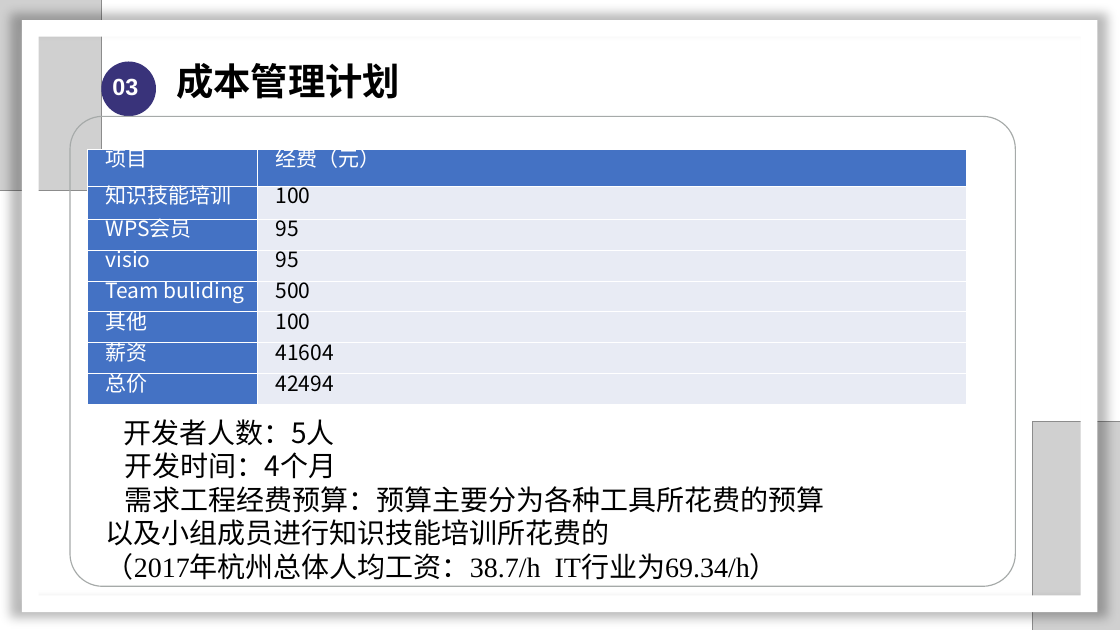
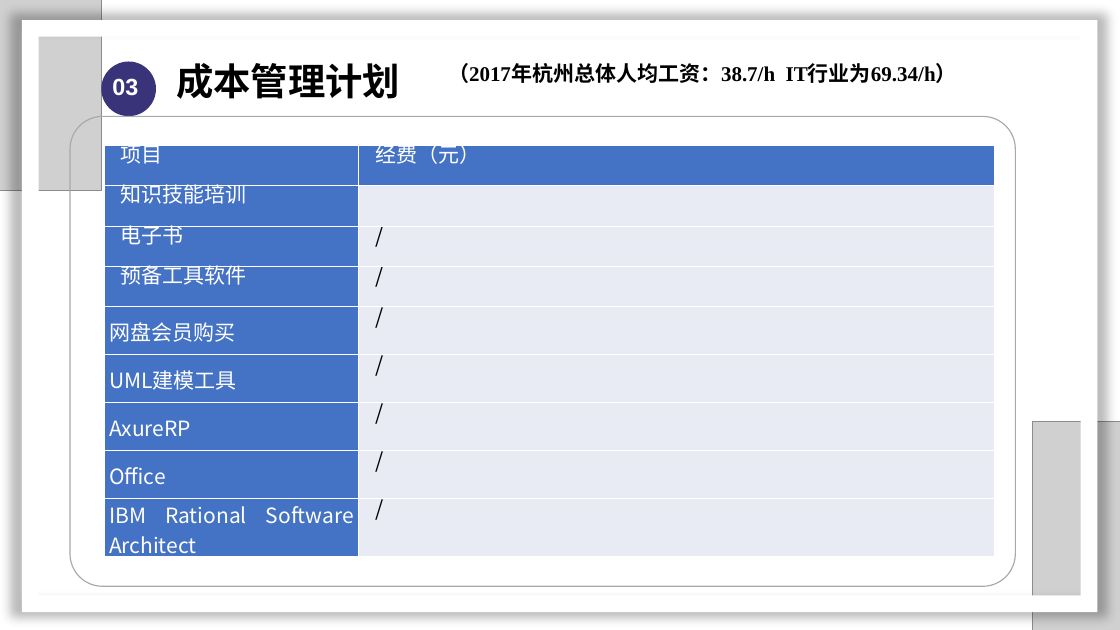
Before and after one commit to SarielX98/PRD2018G14, a slide deck: slide 44 of 受控文档/PPT/软件需求工程审核PPT.pptx. Drawn at 1120x630 pixels with LibreOffice and Linux fonts; fonts in the diff are those of the drawing; grey boxes stand for pictures; background and template pictures are left out. Boxes give left, top, right and bottom in pixels: in the first picture for what was removed or moved away, otherwise in the second. Text is boxed around its words. In the diff, an @@ line names an element or a change of style, - is before the commit and + after.

```diff
--- a/受控文档/PPT/软件需求工程审核PPT.pptx
+++ b/受控文档/PPT/软件需求工程审核PPT.pptx
@@ text added at (448, 63, 957, 83), 18 pt, text #000000, bold @@
+（2017年杭州总体人均工资：38.7/h IT行业为69.34/h）
@@ table at (104, 145, 995, 562) @@
-row 2: 知识技能培训 | 100
-row 3: WPS会员 | 95
-row 4: visio | 95
-row 5: Team buliding | 500
-row 6: 其他 | 100
-row 7: 薪资 | 41604
-row 8: 总价 | 42494
+row 2: 知识技能培训 | 
+row 3: 电子书 | /
+row 4: 预备工具软件 | /
+row 5: 网盘会员购买 | /
+row 6: UML建模工具 | /
+row 7: AxureRP | /
+row 8: Office | /
+row 9: IBM Rational Software Architect | /
@@ table: place and size @@
-table at (87, 149, 967, 405)
+table at (104, 145, 995, 562)
@@ text removed at (106, 419, 825, 580) @@
-开发者人数：5人
-开发时间：4个月
-需求工程经费预算：预算主要分为各种工具所花费的预算
-以及小组成员进行知识技能培训所花费的
-（2017年杭州总体人均工资：38.7/h IT行业为69.34/h）
```
Also in this commit, not shown: 3 other slides changed, 1 slide added, 2 other files.
